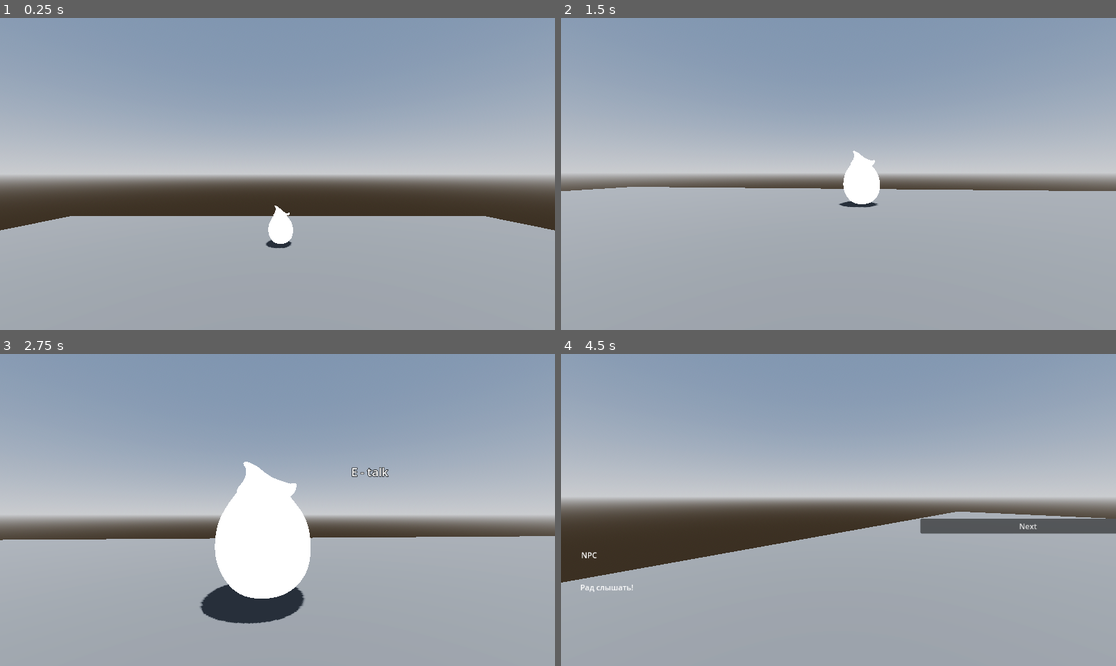
Above: before the commit, frames 1-4 (two rows, left to right).
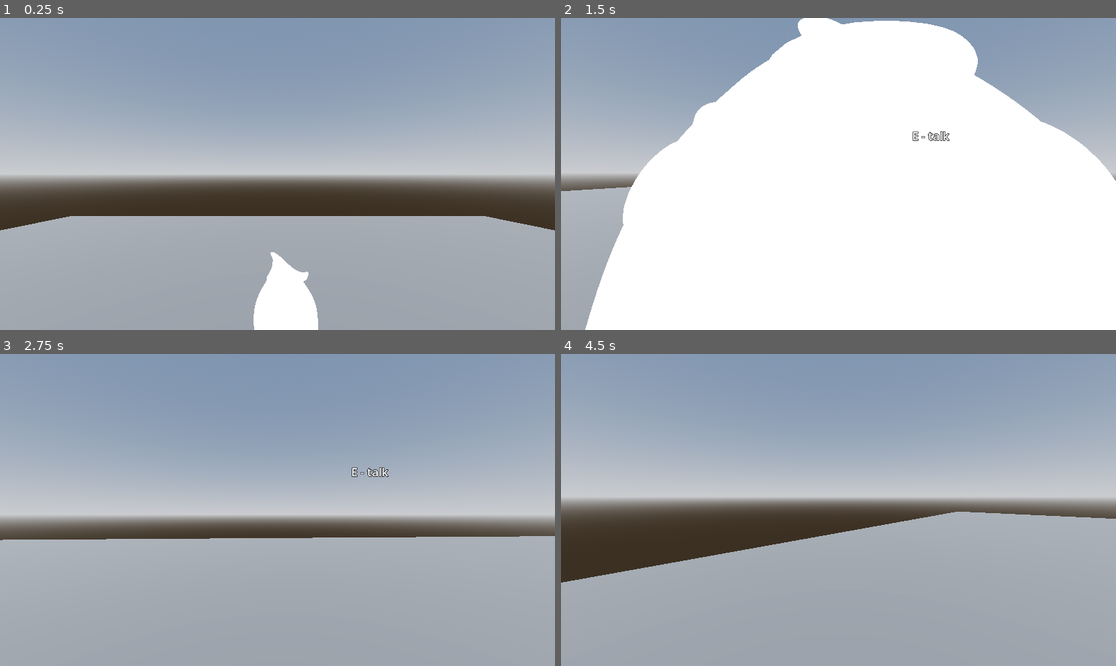
Above: after the commit, the same moments.

Repository: sialiss/interstellar-gamejam2025
Game: Godot game, scene res://scenes/testing_scene.tscn
Same seed, same stepped clock (60 frames per second), same inputs: the game is played once before the commit and once after it.
Inputs (mouse positions are in pixels of both pictures, inside the frame that each line leads up to):
- Up to frame 1 (0.25 s): no input
- Up to frame 2 (1.5 s): tap Enter at 0.5 s; move the mouse to (866, 174) at 0.52 s; hold W (move_forward) from 0.53 s (still down); tap E (interact) at 0.6 s; tap Space (move_jump) at 0.77 s; move the mouse to (810, 174) at 1.27 s; tap 1 at 1.35 s
- Up to frame 3 (2.75 s): keep holding W (move_forward); tap Space (move_jump) at 1.52 s; move the mouse to (288, 503) at 2.02 s; tap 2 at 2.1 s
- Up to frame 4 (4.5 s): move the mouse to (832, 516) at 2.77 s; tap E (interact) at 2.85 s; tap Space (move_jump) at 3.02, 3.77 s; move the mouse to (877, 513) at 3.52 s; tap 1 at 3.6 s; release W (move_forward) at 4.25 s; click (1027, 525) at 4.25 s, where only the run before the commit has a clickable "Next"

The runs differ from the first frame. In frame 1, 2.4% of the frame differs, in the area x 45-58%, y 60-100%; in frame 2, 71%, in the area x 4-100%, y 0-100%; in frame 3, 7.0%; in frame 4, 1.8%.

Commit message:
move npc

Diff:
--- a/scenes/testing_scene.tscn
+++ b/scenes/testing_scene.tscn
@@ -61,7 +61,7 @@
 shape = SubResource("ConcavePolygonShape3D_srtiu")
 
 [node name="NPC" parent="." node_paths=PackedStringArray("player_node") instance=ExtResource("2_2j2p2")]
-transform = Transform3D(0.27313256, -0.02083692, 0.96175075, -0.021162009, 0.9993933, 0.027662398, -0.9617437, -0.027908077, 0.27252588, 0.04378295, 1.439867, -15.293161)
+transform = Transform3D(0.27313256, -0.02083692, 0.96175075, -0.021162009, 0.9993933, 0.027662398, -0.9617437, -0.027908077, 0.27252588, 0.04378295, 1.439867, -6.1501465)
 NPC_name = "Test"
 dialogue = ExtResource("4_dh6dg")
 player_node = NodePath("../Player")
